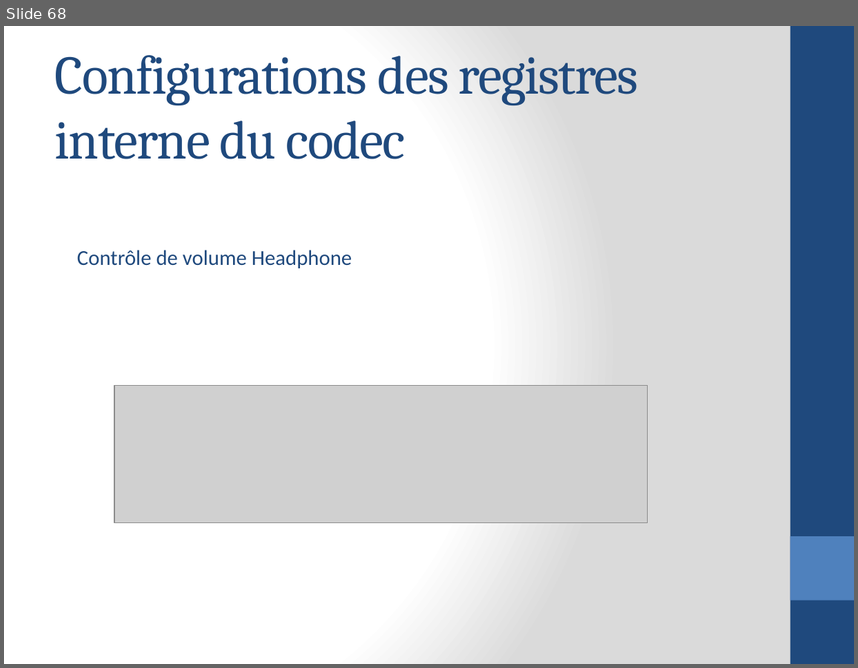
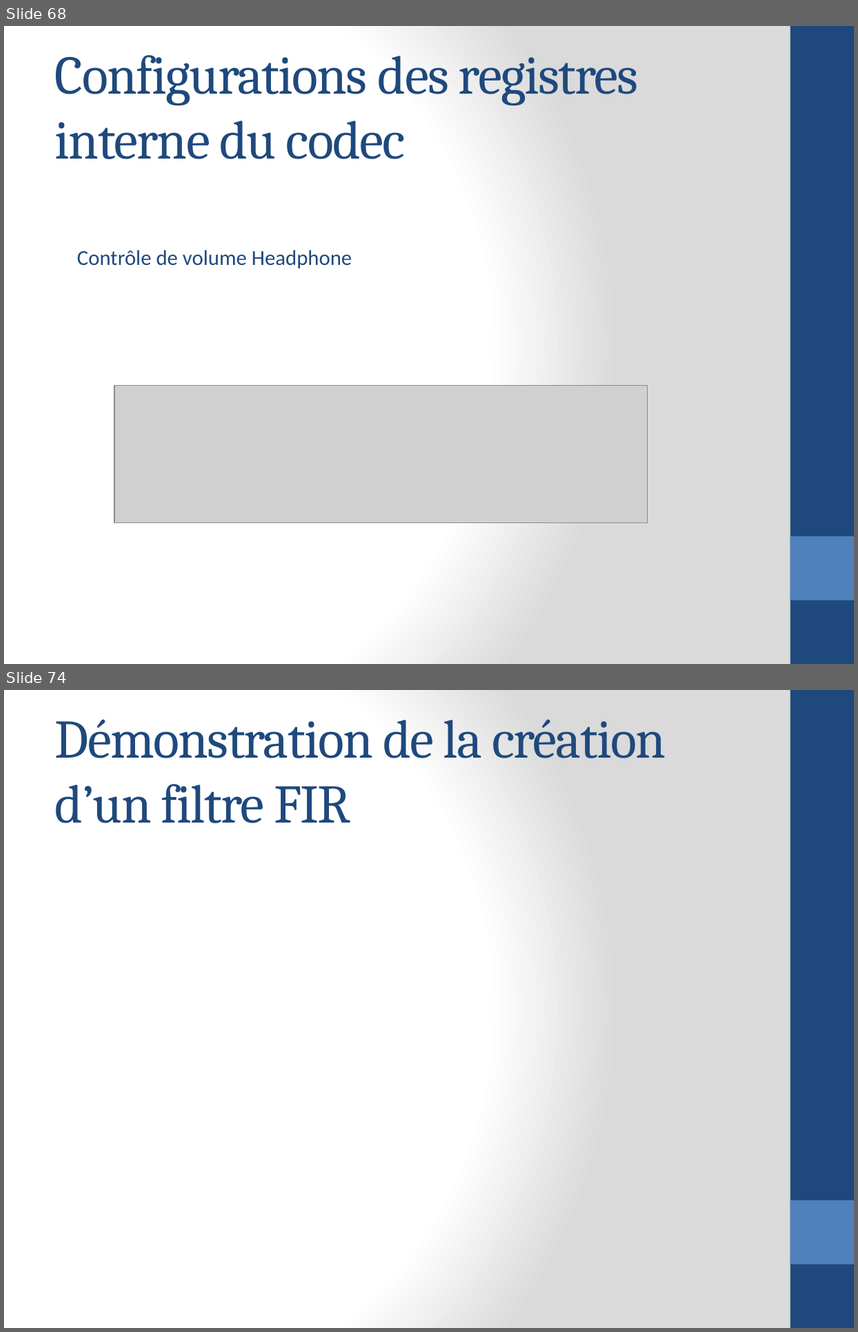
Before and after one commit to aminehatim/rapport, a slide deck: Traitement de signal audio en temps réel.pptx. Shown one above the other, each under a label of ours: slide 68 before the commit, slides 68 and 74 after it; the slides between them are not shown. The pictures are 858x668 and 858x1332 pixels, drawn with LibreOffice and Linux fonts; fonts in the diff are those of the drawing; grey boxes stand for pictures. Boxes give left, top, right and bottom in pixels: in the first picture for what was removed or moved away, otherwise in the second. Text is boxed around its words. In the diff, an @@ line names an element or a change of style, - is before the commit and + after.

```diff
--- a/Traitement de signal audio en temps réel.pptx
+++ b/Traitement de signal audio en temps réel.pptx
@@ slide 74 added at [4, 690, 854, 1328], background gradient #FFFFFF to #DADADA; not listed: 2 template elements that a slide beside it also shows @@
@@ title added at [55, 719, 666, 823], 46 pt, text #1F497D @@
+Démonstration de la création d’un filtre FIR
```
Also in this commit, not shown: 48 other slides added, 1 slide removed.
